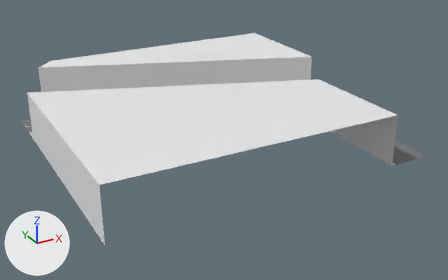
What one commit did to the glTF model assets/models/chunks/estepa.glb.
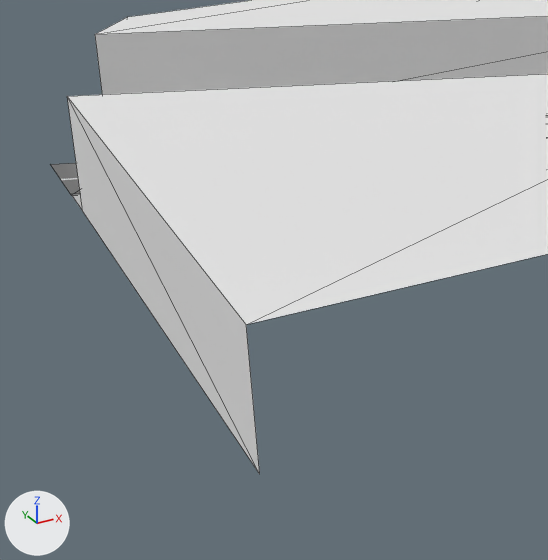
Each version appears first whole from a camera (50 mm lens) standing at (-21.7, -127.4, 50.3) and looking at (34.7, -24.7, -1.0), and next in a close-up on the part from 0% to 49% of the width and 19% to 100% of the height. The lights are fixed; the arrows at lower left show +X, +Y and +Z. The older version's two pictures come first. The close-ups show mesh edges as thin lines. Objects named as collision shapes, trigger or cutter boxes, shadow casters or lower levels of detail are left out. Vertices at exactly the same position are counted once.

Script lines for the objects in view, before the commit:
```python
me_cube = bpy.data.meshes.new('Cube')
me_cube.from_pydata(...)  # 16 vertices, 16 faces; spans x -8.0..56.2, y -40.0..24.0, z 0.0..10.0
me_cube.materials.append(mat_material_002)  # white #e7e7e7
me_plane_002 = bpy.data.meshes.new('Plane.002')
me_plane_002.from_pydata(...)  # 22 vertices, 21 faces; spans x 0.0..64.0, y -46.0..14.0, z 0.0..0.1
me_plane_002.materials.append(mat_sidewalk)  # light grey #bfbfbf
# before: 2 (0.0, 2.0, 0.0) at pixel (71, 195), 8 (0.0, 2.0, 0.1) at pixel (71, 194), 9 (0.0, -2.0, 0.1) at pixel (82, 211)
me_plane_004 = bpy.data.meshes.new('Plane.004')
me_plane_004.from_pydata(...)  # 11 vertices, 9 faces; spans x 0.0..64.0, y -52.0..4.0, z 0.0
me_plane_004.materials.append(mat_lane)  # picture img_road_horizontal
ob_cube = bpy.data.objects.new('Cube', me_cube)
ob_cube.location = (8.0, -12.0, 0.0)
ob_road = bpy.data.objects.new('Road', me_plane_004)
ob_road.location = (0.0, 0.0, 0.0)
ob_sidewalk = bpy.data.objects.new('Sidewalk', me_plane_002)
ob_sidewalk.location = (0.0, -6.0, 0.0)
```
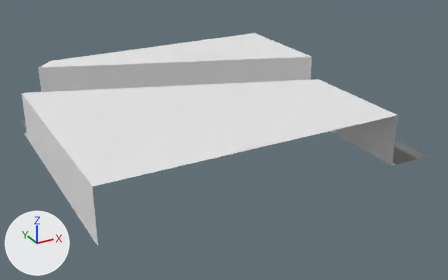
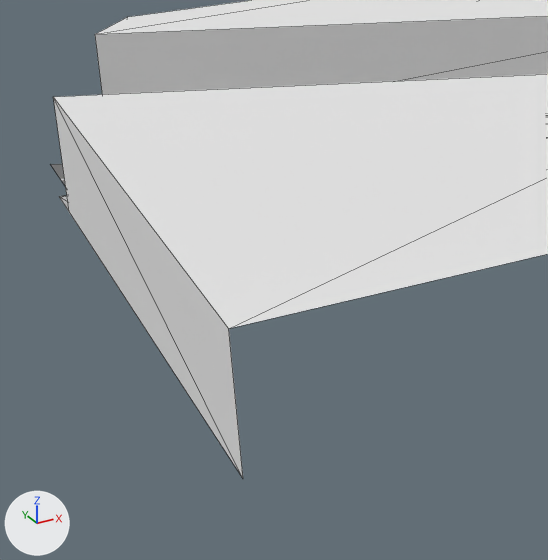
What changed in the scene script:
```text
Change me_plane_002:
    used by ob_sidewalk; location = (0.0, -6.0, 0.0)
    verts and faces of me_plane_002; kept vertices keep their numbers, new ones are numbered from 22
    remove me_plane_002.from_pydata(...)  # 22 vertices, 21 faces; spans x 0.0..64.0, y -46.0..14.0, z 0.0..0.1
    add me_plane_002.from_pydata(...)  # 25 vertices, 25 faces; spans x -1.0..64.0, y -46.0..14.0, z 0.0..0.1
    me_plane_002 part 1
    add verts[22] = (-1.0, 2.0, 0.1)  # pixel (59, 196)
    add verts[23] = (-1.0, -1.6, 0.1)  # pixel (69, 211)
    add verts[24] = (-1.0, 2.0, 0.0)  # pixel (59, 197)
    add faces += [(8, 22, 9), (9, 22, 23), (2, 24, 22), (2, 22, 8)]
Change me_cube:
    used by ob_cube; location = (8.0, -12.0, 0.0)
    remove me_cube.from_pydata(...)  # 16 vertices, 16 faces; spans x -8.0..56.2, y -40.0..24.0, z 0.0..10.0
    add me_cube.from_pydata(...)  # 16 vertices, 16 faces; spans x -9.0..56.2, y -40.0..24.0, z 0.0..10.0
    me_cube part 2
    me_cube.vertices[0].co: (-8.0, -40.0, 0.1) -> (-9.0, -40.0, 0.1)  # pixel (259, 474) -> pixel (243, 479)
    me_cube.vertices[1].co: (-8.0, -40.0, 10.0) -> (-9.0, -40.0, 10.0)  # pixel (246, 324) -> pixel (228, 328)
    me_cube.vertices[2].co: (-8.0, 4.0, 0.1) -> (-9.0, 4.4, 0.1)  # pixel (82, 211) -> pixel (69, 211)
    me_cube.vertices[3].co: (-8.0, 4.0, 10.0) -> (-9.0, 4.4, 10.0)  # pixel (67, 96) -> pixel (53, 96)
```

Location of each change, [x1, y1, x2, y2] in pixels of the close-ups (548 x 560 px; the box of a moved part takes in the faces that stretch with it):
'Cube', reshaped: before [67, 0, 548, 474]; after [53, 0, 548, 478]
'Sidewalk', reshaped: before [71, 194, 82, 210]; after [59, 195, 69, 211]
part 1 of me_plane_002, added: after [59, 195, 69, 211]
part 2 of me_cube, moved or reshaped: before [67, 75, 548, 474]; after [53, 75, 548, 478]
